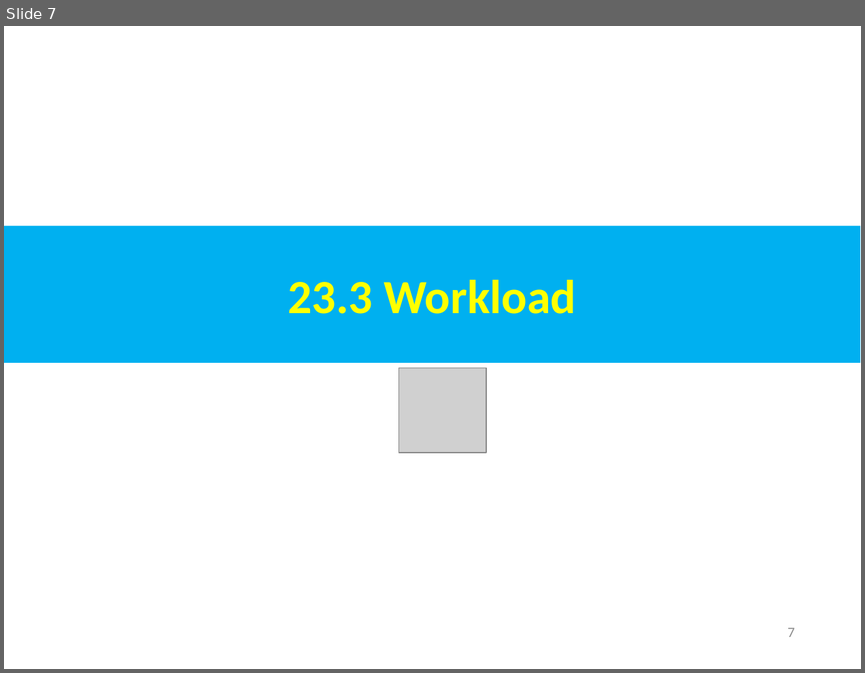
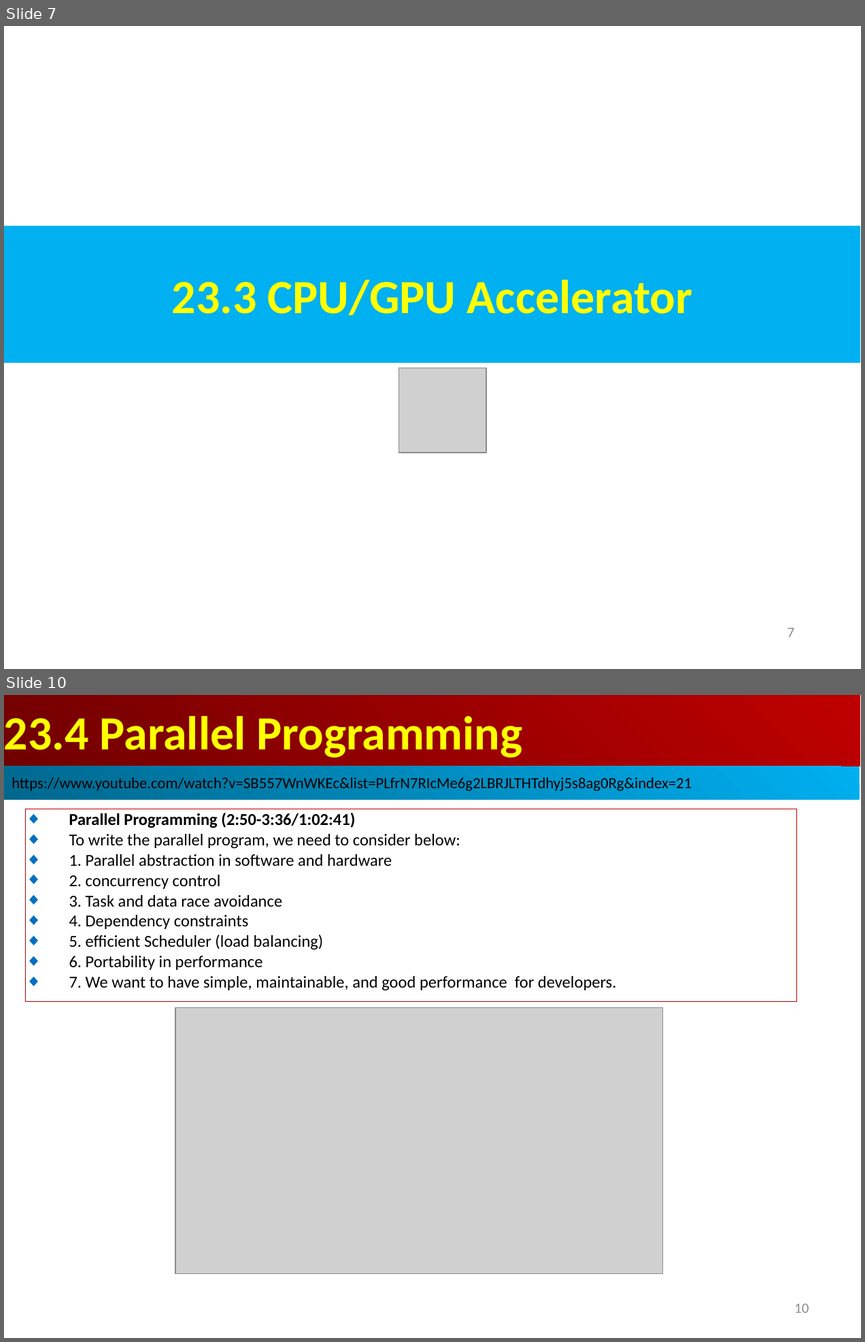
Before and after one commit to peterhchen/AIU_CS800_Chisel, a slide deck: 500_UCSC_HWD/023_Taskflow/000_Video/023.Taskflow.ppt. Shown one above the other, each under a label of ours: slide 7 before the commit, slides 7 and 10 after it; the slides between them are not shown. The pictures are 865x673 and 865x1342 pixels, drawn with LibreOffice and Linux fonts; fonts in the diff are those of the drawing; grey boxes stand for pictures. Boxes give left, top, right and bottom in pixels: in the first picture for what was removed or moved away, otherwise in the second. Text is boxed around its words. In the diff, an @@ line names an element or a change of style, - is before the commit and + after.

```diff
--- a/500_UCSC_HWD/023_Taskflow/000_Video/023.Taskflow.ppt
+++ b/500_UCSC_HWD/023_Taskflow/000_Video/023.Taskflow.ppt
@@ slide 10 added at (4, 695, 861, 1338), background #FFFFFF @@
@@ rectangle added at (4, 695, 860, 766), fill gradient #BF0000 to #710000, 40 pt, text #FFFF00, bold @@
+23.4 Parallel Programming
@@ rectangle added at (4, 766, 859, 800), fill gradient #00AFEF to #00688E, 13 pt, text #000000 @@
+https://www.youtube.com/watch?v=SB557WnWKEc&list=PLfrN7RIcMe6g2LBRJLTHTdhyj5s8ag0Rg&index=21
@@ rectangle added at (26, 809, 797, 1002), outline #C00000 0.74 pt, 14 pt, text #000000 @@
+◆ Parallel Programming (2:50-3:36/1:02:41)
+◆ To write the parallel program, we need to consider below:
+◆ 1. Parallel abstraction in software and hardware
+◆ 2. concurrency control
+◆ 3. Task and data race avoidance
+◆ 4. Dependency constraints
+◆ 5. efficient Scheduler (load balancing)
+◆ 6. Portability in performance
+◆ 7. We want to have simple, maintainable, and good performance for developers.
@@ picture added at (175, 1008, 663, 1273) @@
@@ page number added at (794, 1303, 808, 1312), 12 pt, text #8B8B8B @@
+10
@@ slide 7 changed as well @@
@@ text in rectangle at (172, 280, 692, 316): text changed @@
-23.3 Workload
+23.3 CPU/GPU Accelerator
```
Also in this commit, not shown: 1 other slide changed, 3 other slides added.
